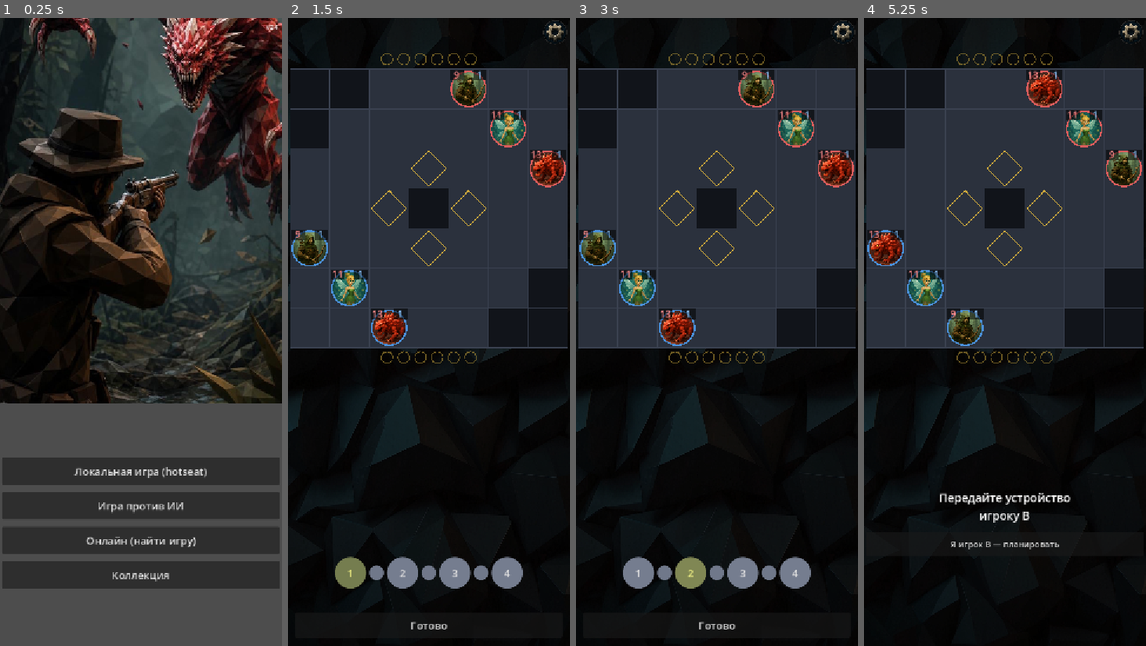
Above: before the commit, frames 1-4 (left to right).
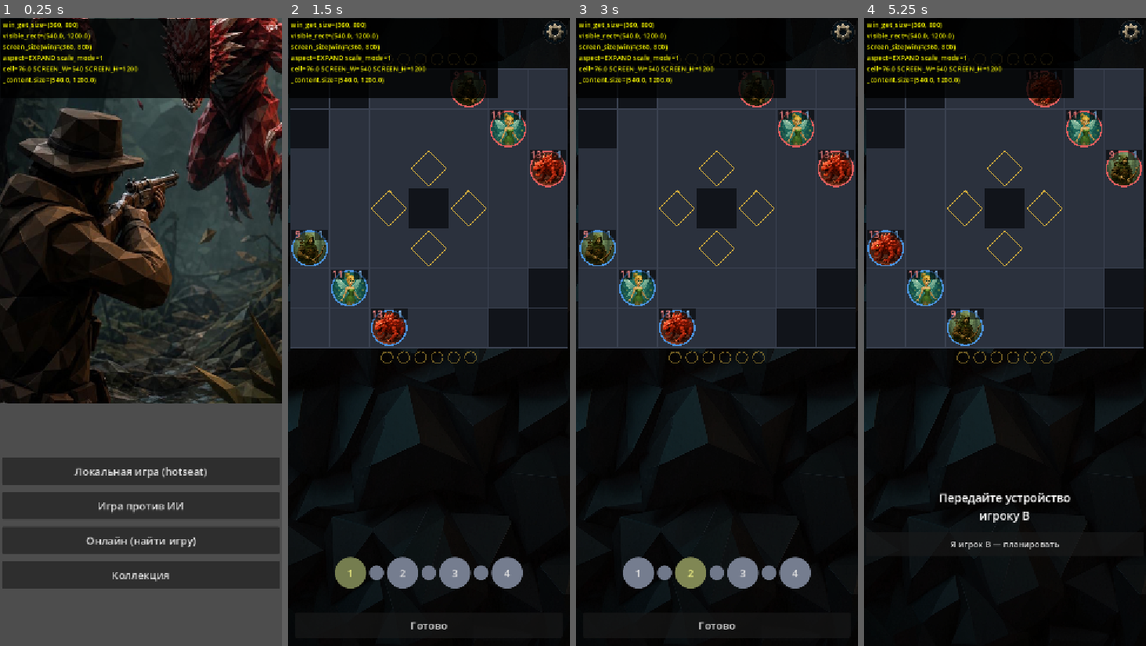
Above: after the commit, the same moments.

Repository: Suruks/warmarked
Game: Godot game, scene res://main.tscn
Two runs of this game, one before a commit and one after it. Both use one fixed random seed, a clock stepped at 60 frames per second and the inputs below.
Inputs:
- Up to frame 1 (0.25 s): no input
- Up to frame 2 (1.5 s): click "Локальная игра (hotseat)" at 0.5 s; click "Я игрок A — планировать" at 1.25 s
- Up to frame 3 (3 s): click "1" at 2 s; click "2" at 2.75 s
- Up to frame 4 (5.25 s): click "3" at 3.5 s; click "4" at 4.25 s; click "Готово" at 5 s

The runs differ from the first frame. In frame 1, 7.9% of the frame differs, in the area x 0-75%, y 0-13%; in frame 2, 3.2%; in frame 3, 3.2%; in frame 4, 3.3%.

Commit message:
Временный диагностический оверлей для растяжения на вебе
Три попытки почини растяжения на портретном экране не дали видимого
эффекта на телефоне — а на телефоне не открыть консоль браузера (игра
перехватывает клавиши, F12 недоступен). Добавлен маленький жёлтый оверлей
в левом верхнем углу экрана (поверх всего, не зависит от остальной
раскладки), печатающий сырые числа каждый кадр: DisplayServer.window_get_size(),
Viewport.get_visible_rect().size, DisplayServer.screen_get_size(),
content_scale_aspect/mode, Layout.cell_size/SCREEN_W/SCREEN_H, размер _content.

Нужен, чтобы понять на месте, что реально возвращает Godot в вебе (известны
баги совместимости canvasResizePolicy=Adaptive с content_scale_aspect) —
без этого дальше это гадание вслепую. Убрать после диагностики.

Diff:
--- a/scripts/ui/main.gd
+++ b/scripts/ui/main.gd
@@ -30,6 +30,10 @@
 var _content: Control
 var _last_layout_size := Vector2(-1, -1)   # под какой размер вьюпорта посчитана текущая раскладка (см. _process)
 
+# ВРЕМЕННЫЙ диагностический оверлей: сырые числа растяжения прямо на экране (на телефоне
+# консоль браузера не открыть). Удалить вместе с _update_debug_overlay после починки бага.
+var _debug_lbl: Label
+
 # локальный режим
 var _vs_ai := false          # PvE hotseat: игрок B — бот (AI.plan), человек играет за A
 var round_order: Array = []
@@ -88,6 +92,7 @@
 # (_last_layout_size), и пересчитываем при малейшем расхождении — дешёвая проверка (Vector2 ==),
 # а взамен раскладка гарантированно сходится к актуальному размеру максимум за один кадр.
 func _process(_delta: float) -> void:
+	_update_debug_overlay()
 	if _content == null:
 		return   # раскладка ещё не построена (первый кадр до _build_layout)
 	var avail := get_viewport().get_visible_rect().size
@@ -97,7 +102,43 @@
 		_apply_layout()
 
 
+# ВРЕМЕННО: см. объявление _debug_lbl выше.
+func _update_debug_overlay() -> void:
+	if _debug_lbl == null:
+		return
+	var aspect_names := {0: "IGNORE", 1: "KEEP", 2: "KEEP_WIDTH", 3: "KEEP_HEIGHT", 4: "EXPAND"}
+	var aspect: int = get_window().content_scale_aspect
+	var content_sz: String = str(_content.size) if _content != null else "-"
+	_debug_lbl.text = "win_get_size=%s\nvisible_rect=%s\nscreen_size(win)=%s\naspect=%s scale_mode=%s\ncell=%.1f SCREEN_W=%.0f SCREEN_H=%.0f\n_content.size=%s" % [
+		DisplayServer.window_get_size(),
+		get_viewport().get_visible_rect().size,
+		DisplayServer.screen_get_size(),
+		aspect_names.get(aspect, str(aspect)), get_window().content_scale_mode,
+		Layout.cell_size, Layout.SCREEN_W, Layout.SCREEN_H,
+		content_sz,
+	]
+
+
 func _build_layout() -> void:
+	# ВРЕМЕННЫЙ диагностический оверлей — на root напрямую (не в _content), верхний левый угол,
+	# поверх всего (z_index), чтобы был виден независимо от того, что сломано в остальной раскладке.
+	var dbg_bg := Panel.new()
+	var dbg_sb := StyleBoxFlat.new()
+	dbg_sb.bg_color = Color(0, 0, 0, 0.8)
+	dbg_bg.add_theme_stylebox_override("panel", dbg_sb)
+	dbg_bg.position = Vector2(2, 2)
+	dbg_bg.size = Vector2(400, 150)
+	dbg_bg.z_index = 100
+	add_child(dbg_bg)
+	_debug_lbl = Label.new()
+	_debug_lbl.add_theme_font_size_override("font_size", 13)
+	_debug_lbl.add_theme_color_override("font_color", Color.YELLOW)
+	_debug_lbl.autowrap_mode = TextServer.AUTOWRAP_WORD
+	_debug_lbl.position = Vector2(6, 4)
+	_debug_lbl.size = Vector2(390, 142)
+	_debug_lbl.z_index = 101
+	add_child(_debug_lbl)
+
 	# Фон матча и коллекции — на весь РЕАЛЬНЫЙ экран (не только раскладку), позади всего
 	# остального (первым в дереве, вне _content) — иначе по бокам от раскладки было бы пусто.
 	_background = TextureRect.new()
